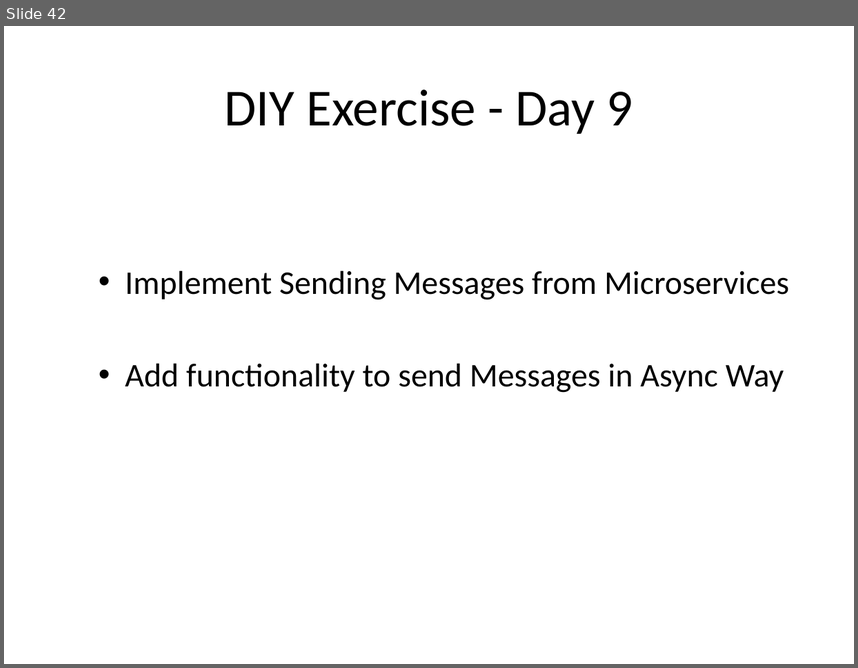
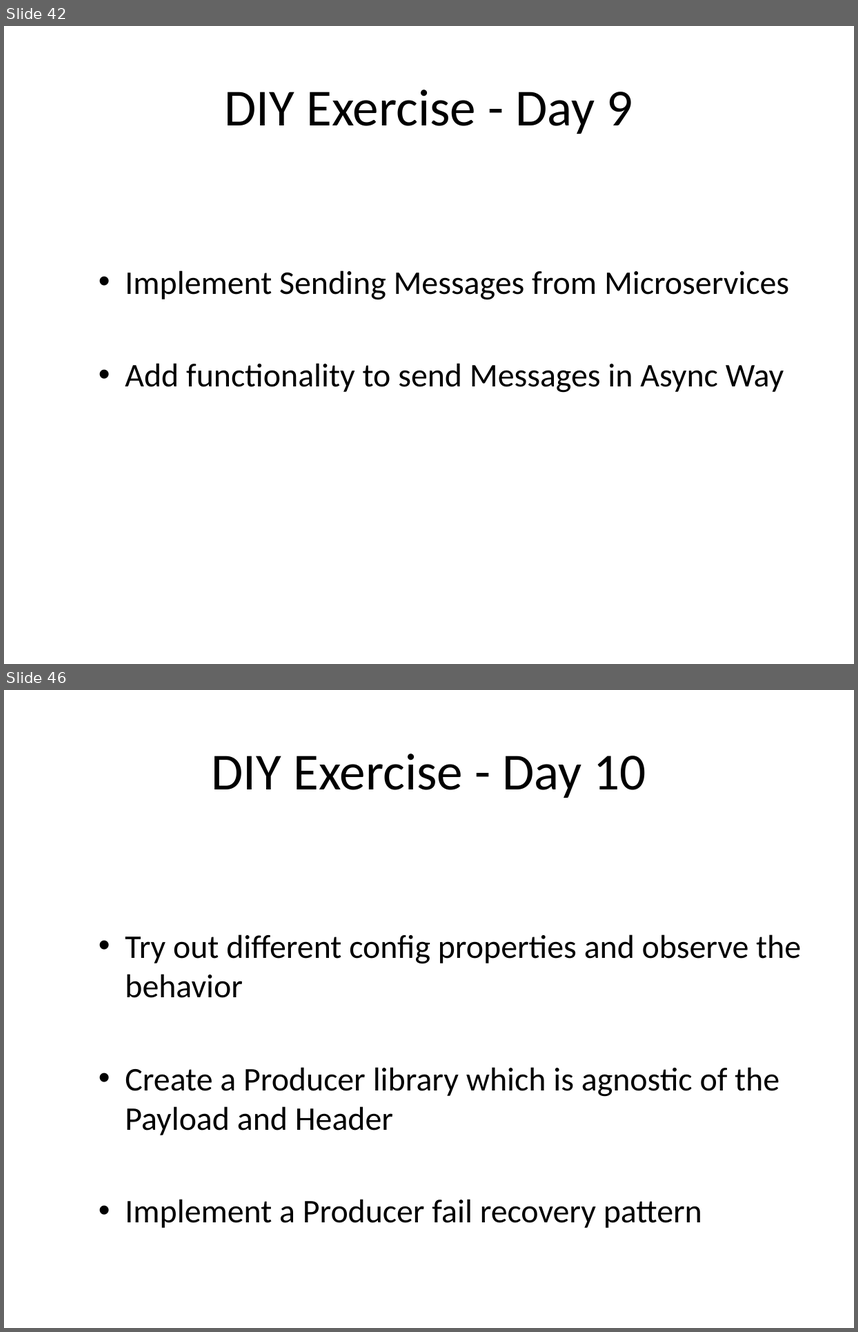
Before and after one commit to sreedharsingaraju/KafkaTutorials, a slide deck: PPT/Kafka-Teaching-Flow.pptx. Shown one above the other, each under a label of ours: slide 42 before the commit, slides 42 and 46 after it; the slides between them are not shown. The pictures are 858x668 and 858x1332 pixels, drawn with LibreOffice and Linux fonts; fonts in the diff are those of the drawing. Boxes give left, top, right and bottom in pixels: in the first picture for what was removed or moved away, otherwise in the second. Text is boxed around its words. In the diff, an @@ line names an element or a change of style, - is before the commit and + after.

```diff
--- a/PPT/Kafka-Teaching-Flow.pptx
+++ b/PPT/Kafka-Teaching-Flow.pptx
@@ slide 46 added at bbox=[4, 690, 854, 1328], background #FFFFFF @@
@@ title added at bbox=[211, 753, 646, 798], 44 pt, text #000000 @@
+DIY Exercise - Day 10
@@ text added at bbox=[125, 934, 801, 1228], 28 pt, text #000000 @@
+  • Try out different config properties and observe the behavior
+  • Create a Producer library which is agnostic of the Payload and Header
+  • Implement a Producer fail recovery pattern
```
Also in this commit, not shown: 3 other slides added.
